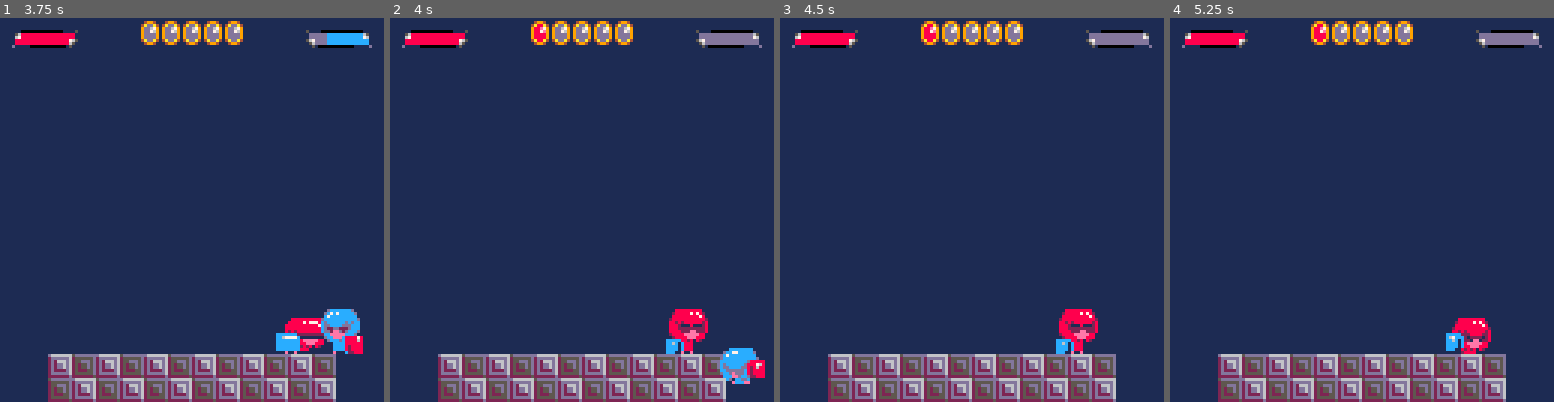
Above: before the commit, frames 1-4 (left to right).
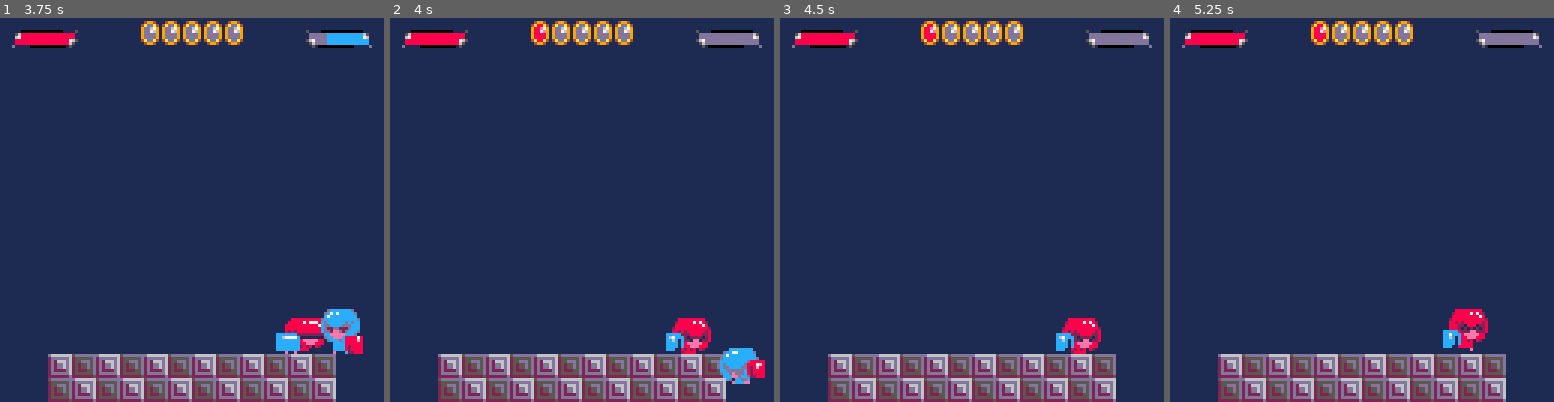
Above: after the commit, the same moments.

Repository: davidjtferguson/dancejab
Game: PICO-8 cartridge jab.p8
Same seed, same stepped clock (60 frames per second), same inputs: the game is played once before the commit and once after it.
Inputs:
- Up to frame 1 (3.75 s): tap O (Z key) at 0.33, 0.7, 1.43, 2.22, 3.1 s; tap X (X key) at 1.07, 2.07, 2.4, 2.73, 3.07, 3.4, 3.73 s; hold Left 1.97-2.37 s; hold Down 2.42-2.82 s; hold Right 2.87-3.53 s; hold Up from 3.58 s (still down)
- Up to frame 2 (4 s): keep holding Up; tap O (Z key) at 3.98 s
- Up to frame 3 (4.5 s): tap X (X key) at 4.07, 4.4 s; release Up at 4.08 s; hold Right from 4.13 s (still down)
- Up to frame 4 (5.25 s): release Right at 4.53 s; hold Down 4.58-5.08 s; tap X (X key) at 4.73, 5.07 s; tap O (Z key) at 4.87 s; hold Left from 5.13 s (still down)

Frame 1 is identical in both runs. In frame 2, 0.9% of the frame differs, in the area x 71-84%, y 75-88%; in frame 3, 0.9%; in frame 4, 0.9%.

Commit message:
finish fist throw animation before showing victory animation

Diff:
--- a/jab.p8
+++ b/jab.p8
@@ -497,6 +497,13 @@
   if av.statetimer==0 and av.score!=firstto then
    resetround()
   end
+
+  --if we were playing the throw punch anim
+  -- wait till it finishes
+  if av.anim.looping or av.anim.finished then
+   av.anim=av.animvictory
+  end
+
  elseif av.state=="dead" then
   av.xvel*=0.9
  elseif av.state=="ringout" then
@@ -588,7 +595,6 @@
   av.anim=av.animlostmatch
  end
  av.oav.state="won"
- av.oav.anim=av.animvictory
  av.oav.statetimer=90
 end
 
@@ -903,6 +909,7 @@
   along=1,
   counter=0,
   t=time(),
+  finished=false,
  }
  return t
 end
@@ -946,6 +953,7 @@
      if a.looping then
       a.along=1
      else
+      a.finished=true
       a.along=#a.sprites
      end
     end
